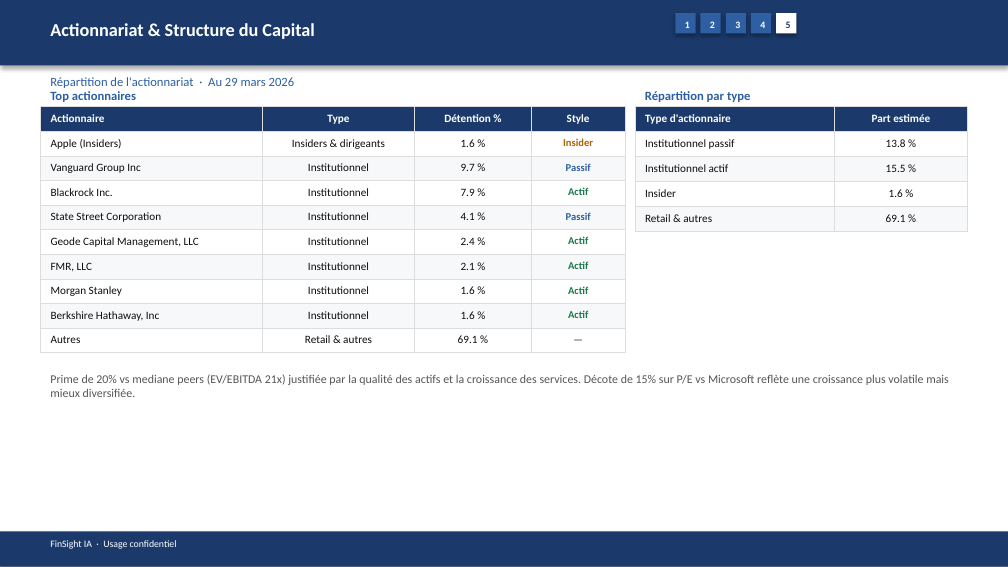
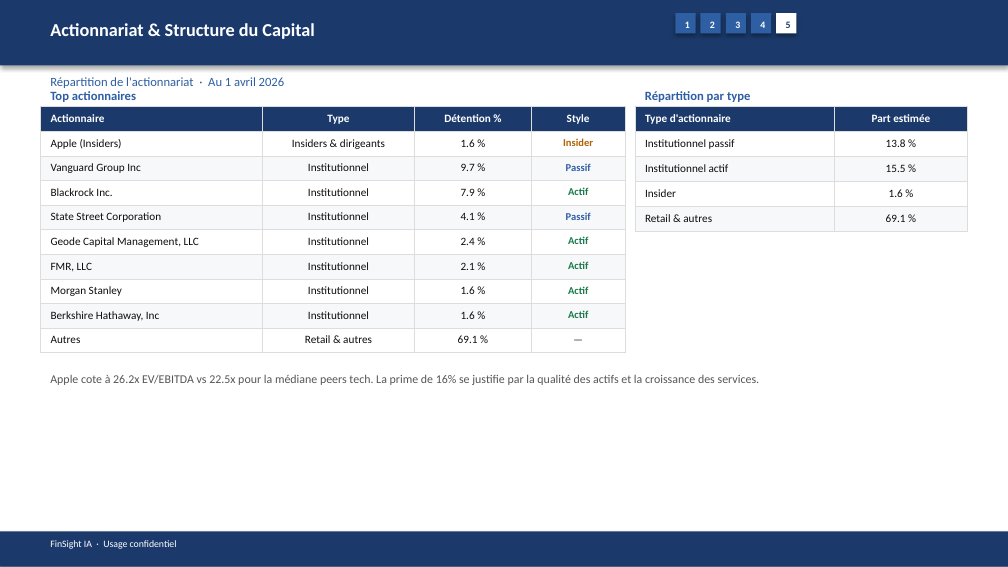
Before and after one commit to baptistejeh07-art/finsight-ia, a slide deck: slide 19 of preview/AAPL/AAPL_pitchbook.pptx. Drawn at 1008x567 pixels with LibreOffice and Linux fonts; fonts in the diff are those of the drawing. Boxes give left, top, right and bottom in pixels: in the first picture for what was removed or moved away, otherwise in the second. Text is boxed around its words. In the diff, an @@ line names an element or a change of style, - is before the commit and + after.

```diff
--- a/preview/AAPL/AAPL_pitchbook.pptx
+++ b/preview/AAPL/AAPL_pitchbook.pptx
@@ text at <box>50,77,285,88</box>: text changed @@
-Répartition de l'actionnariat · Au 29 mars 2026
+Répartition de l'actionnariat · Au 1 avril 2026
@@ text at <box>50,374,760,385</box>: text changed @@
-Prime de 20% vs mediane peers (EV/EBITDA 21x) justifiée par la qualité des actifs et la croissance des services. Décote de 15% sur P/E vs Microsoft reflète une croissance plus volatile mais mieux diversifiée.
+Apple cote à 26.2x EV/EBITDA vs 22.5x pour la médiane peers tech. La prime de 16% se justifie par la qualité des actifs et la croissance des services.
```
Also in this commit, not shown: 14 other slides changed, 4 other files.
